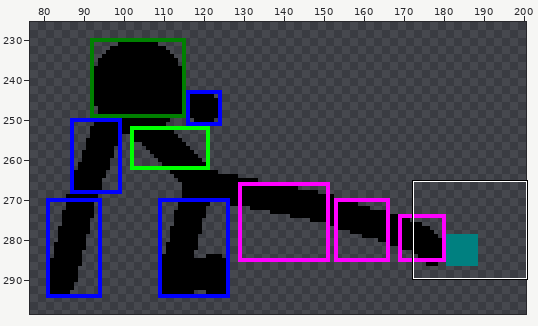
One commit to this pixel-art file: animations/1010_金家潘_流星落.aseprite. The picture above shows the old version from afar; the outline marks the close-up.
Close-up. Old version:
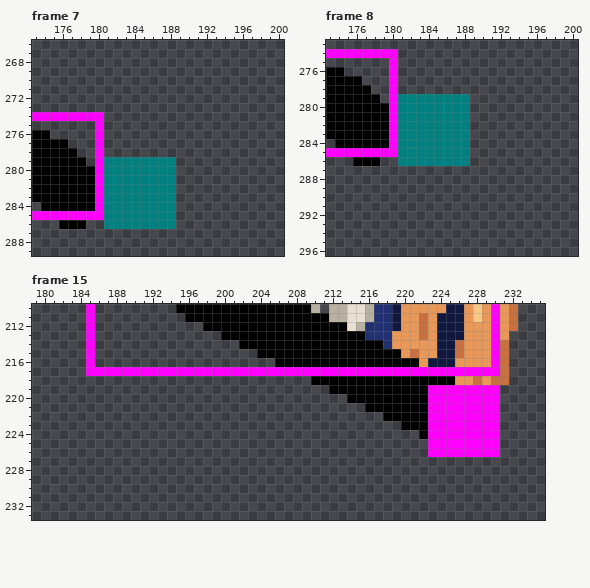
600x300 pixels, 23 frames. Shown: frame 7: x 173..200, y 266..289; frame 8: x 173..200, y 273..296; frame 15: x 179..235, y 210..233. The wide view leaves out empty margins. The commit also changed other frames or places, which this record leaves out.
Now the later version:
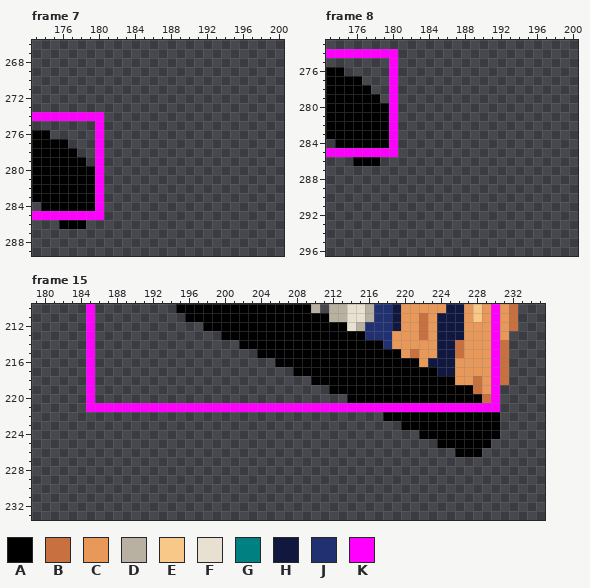
Palette (. is transparent): A #000000  B #c87040  C #e89858  D #b8b0a0  E #f8c888  F #e8e0d0  G #008080  H #101840  J #203070  K #ff00ff
From old to new:
--- frame 7, layer "碰撞层"
@@ x 179..190 @@
 278 .K..........
-279 .KGGGGGGGG..
-280 AKGGGGGGGG..
-281 AKGGGGGGGG..
-282 AKGGGGGGGG..
-283 AKGGGGGGGG..
-284 AKGGGGGGGG..
-285 KKGGGGGGGG..
-286 ..GGGGGGGG..
+279 .K..........
+280 AK..........
+281 AK..........
+282 AK..........
+283 AK..........
+284 AK..........
+285 KK..........
+286 ............
 287 ............
--- frame 8, layer "碰撞层": the same change as frame 7
--- frame 15, layer "碰撞层"
@@ x 179..235 @@
 216 ......K....................AAAAAAAAAAAAAAAACHHHCCCCKB....
-217 ......KKKKKKKKKKKKKKKKKKKKKKKKKKKKKKKKKKKKKKKKKKKKKKB....
-218 ...............................AAAAAAAAAAAAAAAACCBCBB....
-219 .................................AAAAAAAAAAAKKKKKKKK.....
-220 ...................................AAAAAAAAAKKKKKKKK.....
-221 .....................................AAAAAAAKKKKKKKK.....
-222 .......................................AAAAAKKKKKKKK.....
-223 .........................................AAAKKKKKKKK.....
-224 ...........................................AKKKKKKKK.....
-225 ............................................KKKKKKKK.....
-226 ............................................KKKKKKKK.....
+217 ......K......................AAAAAAAAAAAAAAAAHHCCCCKB....
+218 ......K........................AAAAAAAAAAAAAAAACCBCKB....
+219 ......K..........................AAAAAAAAAAAAAAAABCK.....
+220 ......K............................AAAAAAAAAAAAAAABK.....
+221 ......KKKKKKKKKKKKKKKKKKKKKKKKKKKKKKKKKKKKKKKKKKKKKK.....
+222 .......................................AAAAAAAAAAAAA.....
+223 .........................................AAAAAAAAAAA.....
+224 ...........................................AAAAAAAAA.....
+225 .............................................AAAAAA......
+226 ...............................................AAA.......
 227 .........................................................
